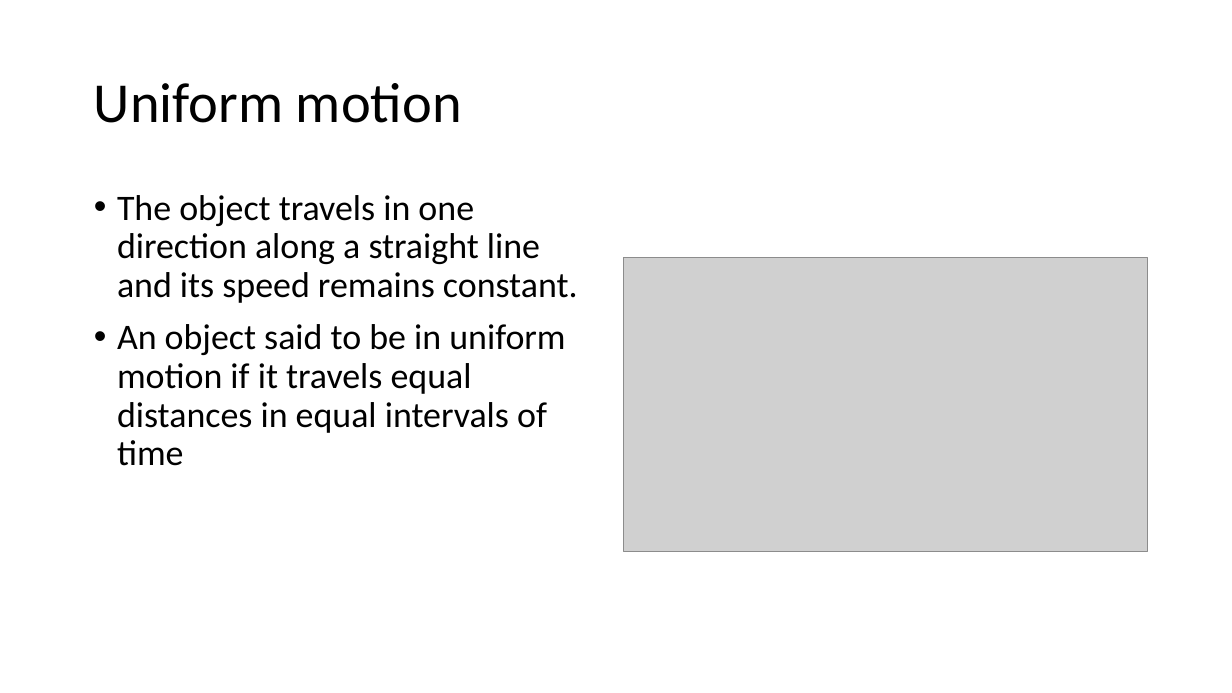
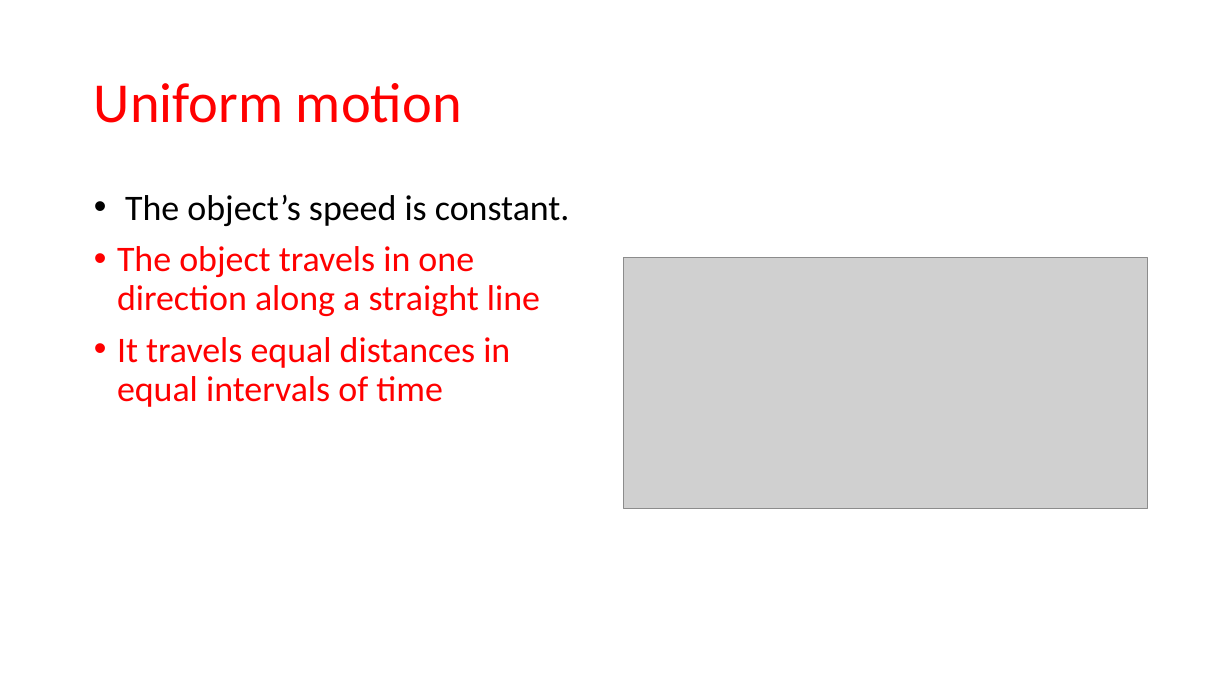
Before and after one commit to acsabai/acsabai.github.io, a slide deck: slide 7 of classes/Phys9b18/downloads/Motion along a straight line.pptx. Drawn at 1232x693 pixels with LibreOffice and Linux fonts; fonts in the diff are those of the drawing; grey boxes stand for pictures. Boxes give left, top, right and bottom in pixels: in the first picture for what was removed or moved away, otherwise in the second. Text is boxed around its words. In the diff, an @@ line names an element or a change of style, - is before the commit and + after.

```diff
--- a/classes/Phys9b18/downloads/Motion along a straight line.pptx
+++ b/classes/Phys9b18/downloads/Motion along a straight line.pptx
@@ title "Uniform motion" at <box>94,83,462,123</box>: text colour #000000 to #FF0000 @@
@@ text at <box>117,195,570,407</box>: text changed; text colour #000000 to #FF0000 @@
-• The object travels in one direction along a straight line and its speed remains constant.
-• An object said to be in uniform motion if it travels equal distances in equal intervals of time
+• The object’s speed is constant.
+• The object travels in one direction along a straight line
+• It travels equal distances in equal intervals of time
@@ picture: place and size @@
-picture at <box>624,257,1148,552</box>
+picture at <box>624,257,1148,508</box>
```
Also in this commit, not shown: 4 other slides changed, 1 slide added.
